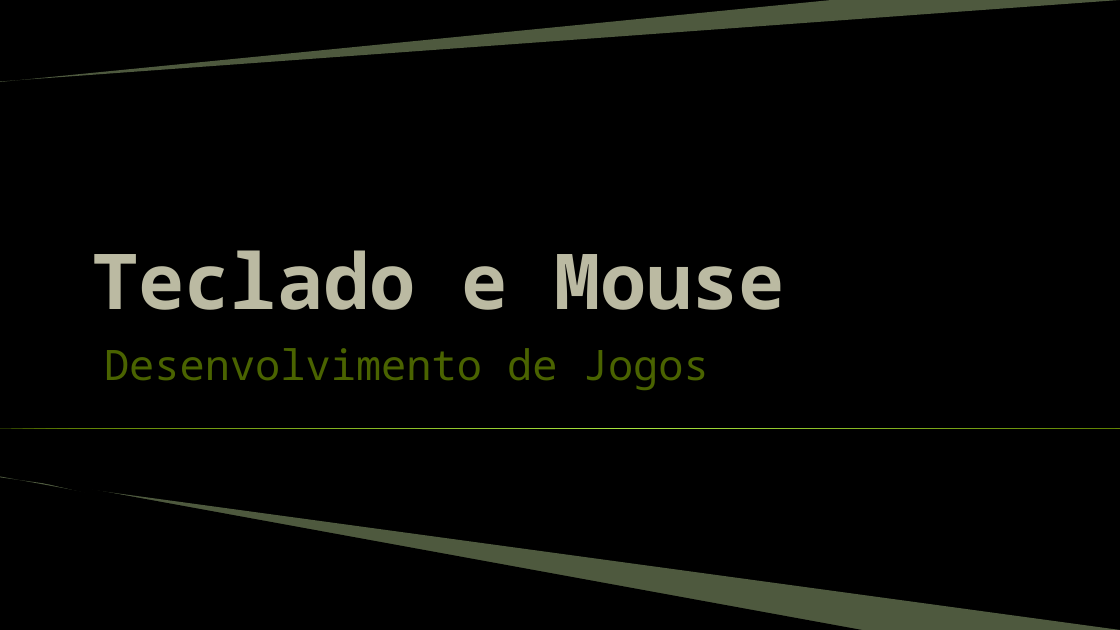
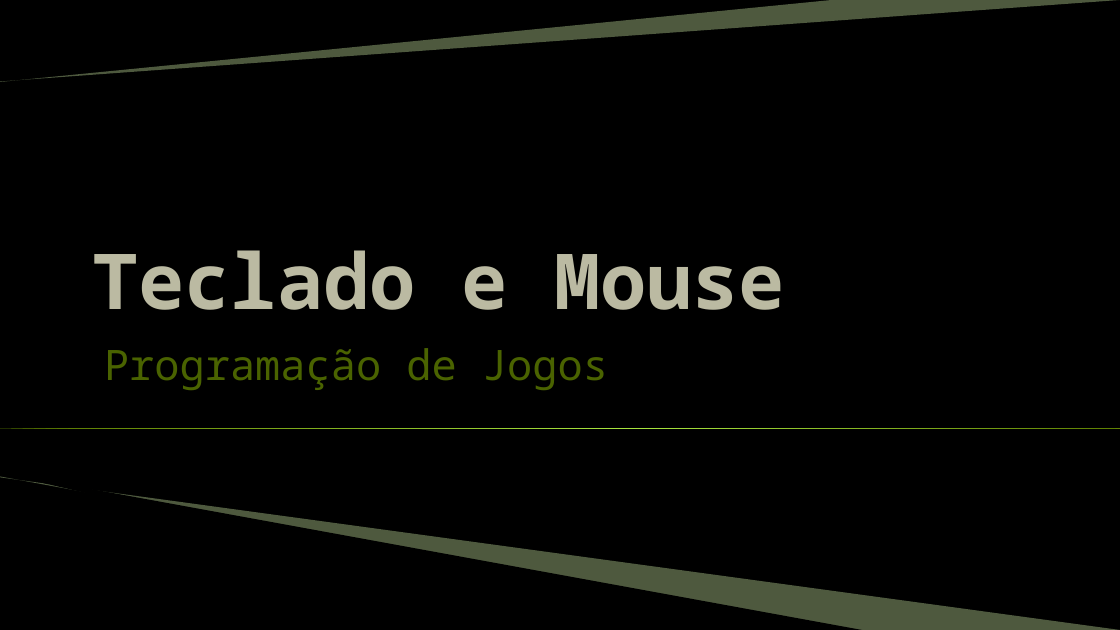
Before and after one commit to JudsonSS/Jogos, a slide deck: slide 1 of Slides/03. Teclado e Mouse.pptx. Drawn at 1120x630 pixels with LibreOffice and Linux fonts; fonts in the diff are those of the drawing; background and template pictures are left out. Boxes give left, top, right and bottom in pixels: in the first picture for what was removed or moved away, otherwise in the second. Text is boxed around its words. In the diff, an @@ line names an element or a change of style, - is before the commit and + after.

Commit message:
Semestre 2021.1

```diff
--- a/Slides/03. Teclado e Mouse.pptx
+++ b/Slides/03. Teclado e Mouse.pptx
@@ subtitle at (x1=104, y1=348, x2=608, y2=390): text changed @@
-Desenvolvimento de Jogos
+Programação de Jogos
```
